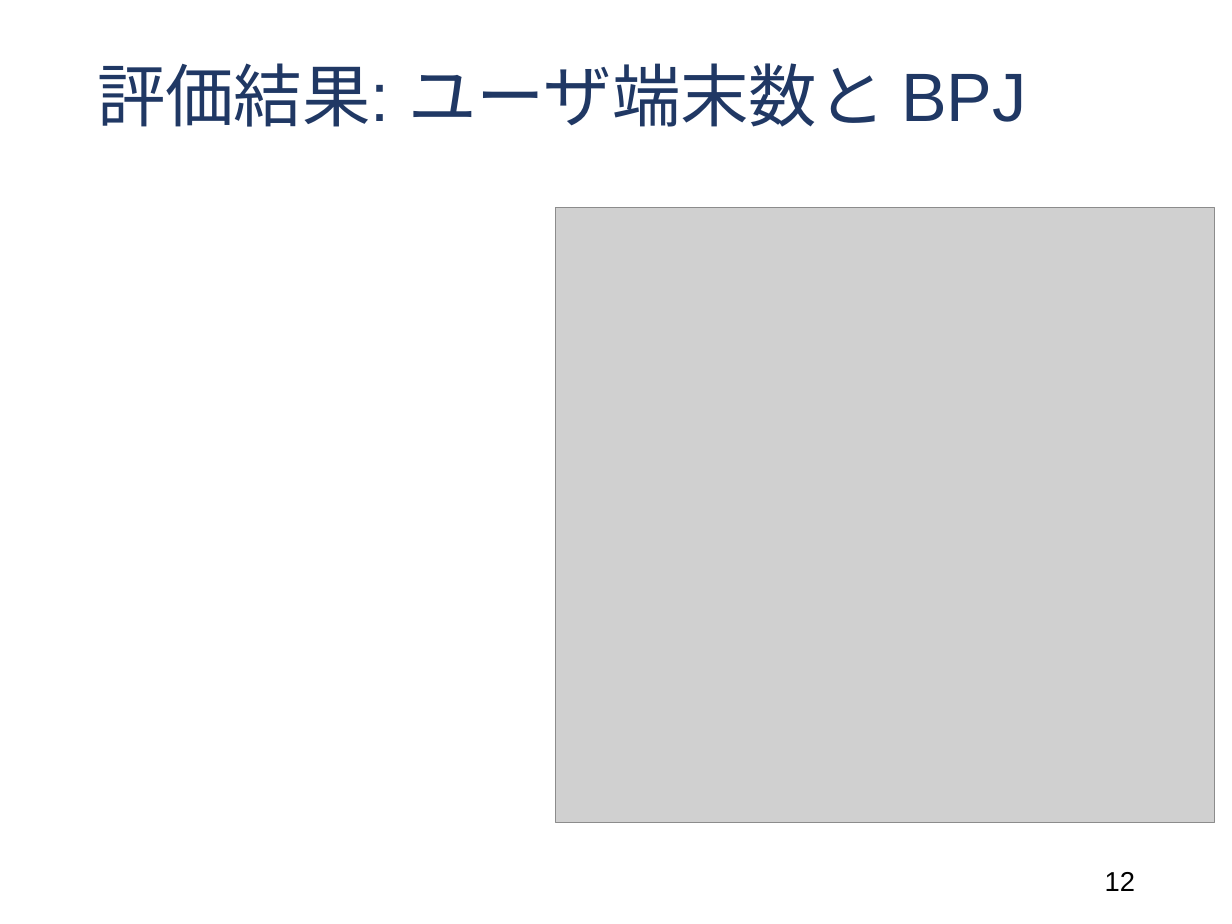
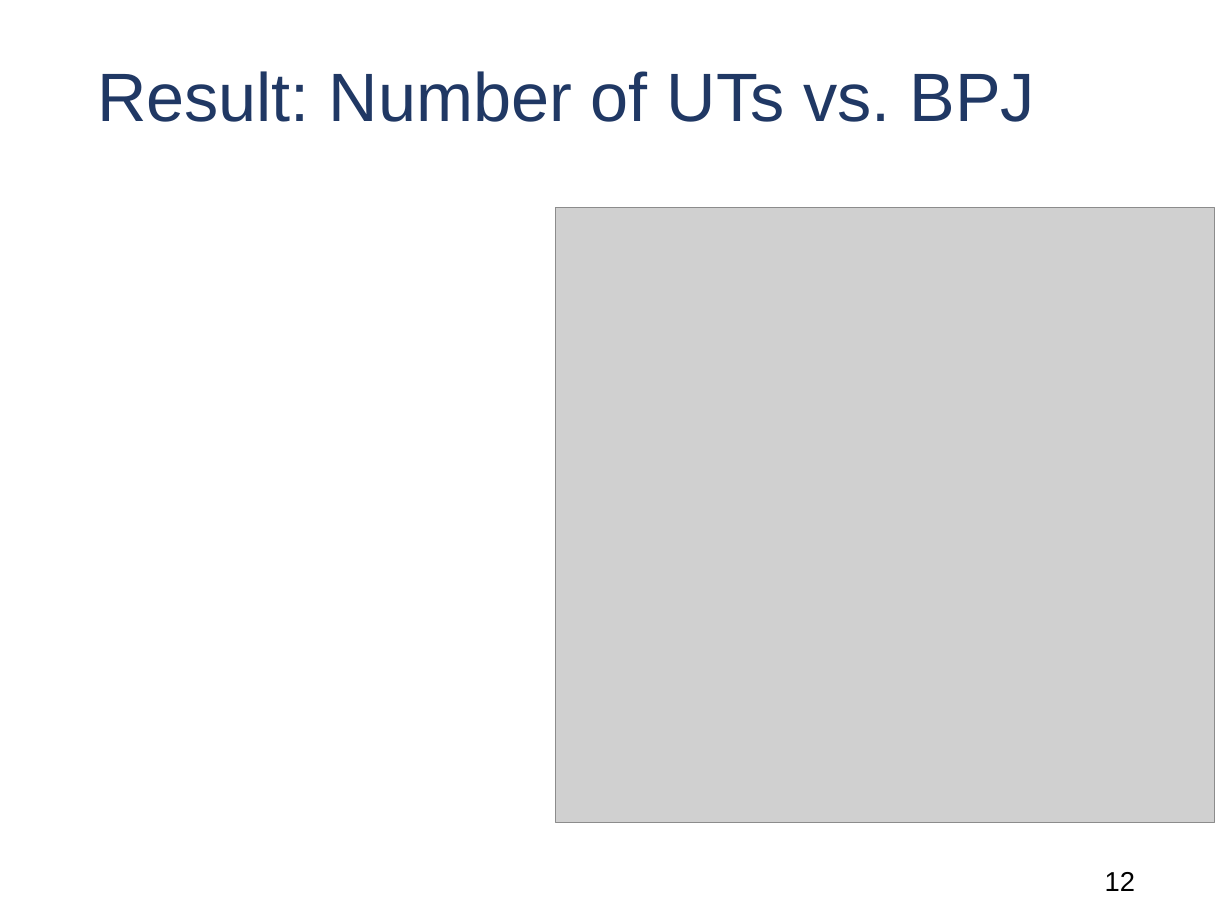
Before and after one commit to Ryo-Murakami/globecom2016_ws_presentation, a slide deck: slide 12 of globecom2016ws_murakami.pptx. Drawn at 1232x924 pixels with LibreOffice and Linux fonts; fonts in the diff are those of the drawing; grey boxes stand for pictures. Boxes give left, top, right and bottom in pixels: in the first picture for what was removed or moved away, otherwise in the second. Text is boxed around its words. In the diff, an @@ line names an element or a change of style, - is before the commit and + after.

```diff
--- a/globecom2016ws_murakami.pptx
+++ b/globecom2016ws_murakami.pptx
@@ title at (97, 71, 1035, 122): text changed @@
-評価結果: ユーザ端末数と BPJ
+Result: Number of UTs vs. BPJ
```
Also in this commit, not shown: 9 other slides changed.
